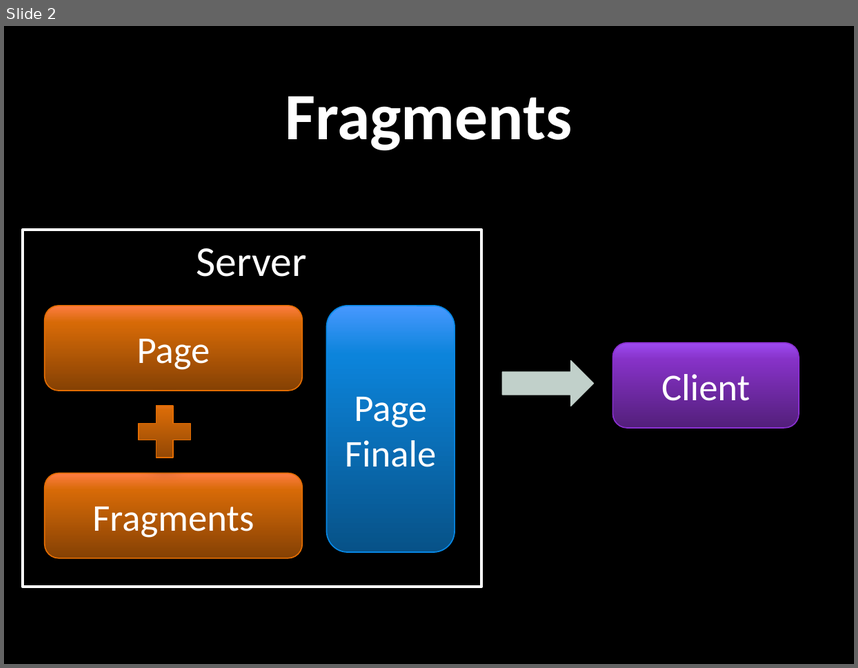
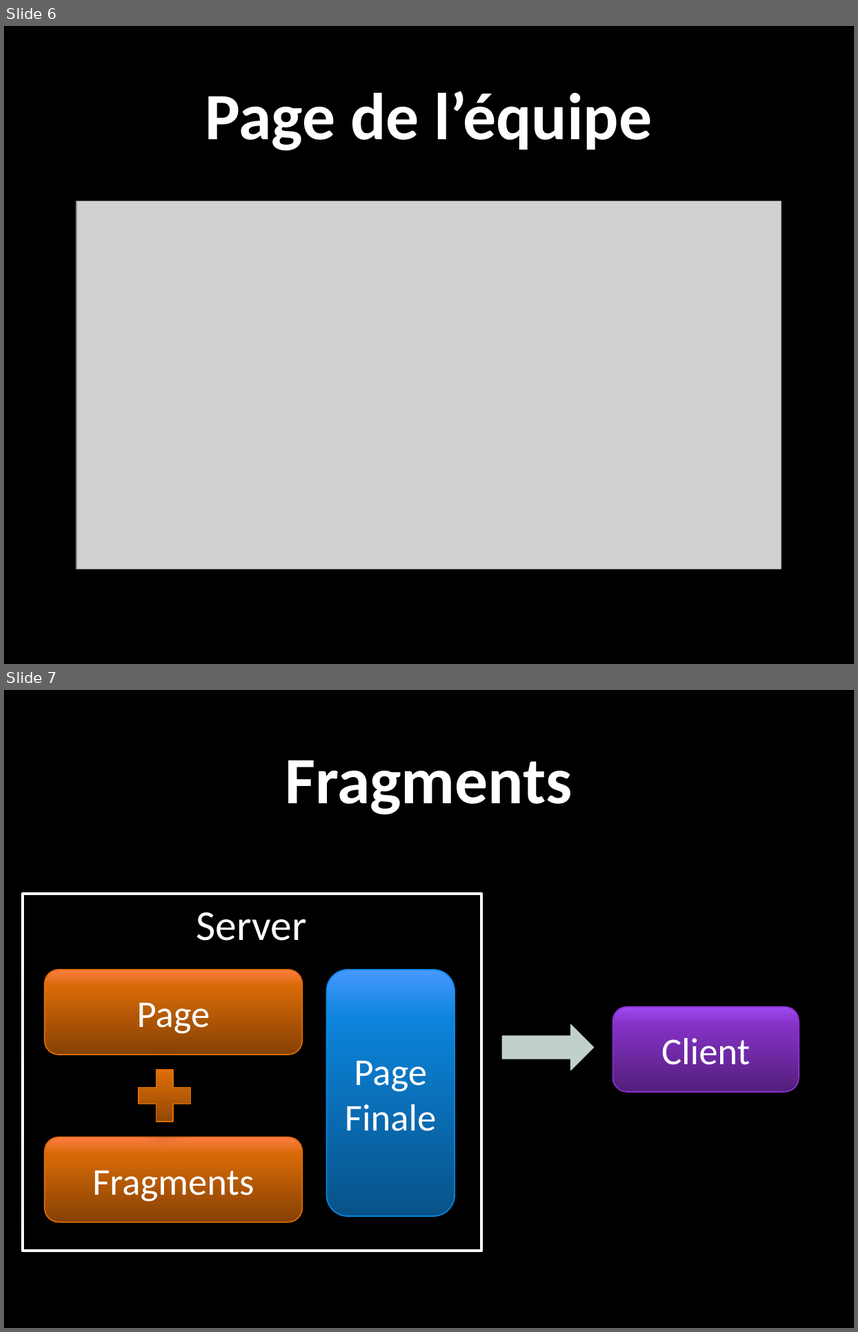
Before and after one commit to cobreti/INF777, a slide deck: Documents/Présentation.pptx. Shown one above the other, each under a label of ours: slide 2 before the commit, slides 6 and 7 after it. The pictures are 858x668 and 858x1332 pixels, drawn with LibreOffice and Linux fonts; fonts in the diff are those of the drawing; grey boxes stand for pictures; background and template pictures are left out. Boxes give left, top, right and bottom in pixels: in the first picture for what was removed or moved away, otherwise in the second. Text is boxed around its words. In the diff, an @@ line names an element or a change of style, - is before the commit and + after.

```diff
--- a/Documents/Présentation.pptx
+++ b/Documents/Présentation.pptx
@@ slide 6 added at bbox=[4, 26, 854, 664], background picture (left out) @@
@@ title added at bbox=[205, 91, 652, 151], 56 pt, text #FFFFFF, bold @@
+Page de l’équipe
@@ picture added at bbox=[76, 201, 781, 568] @@
@@ what was slide 2 is now slide 7 @@
```
Also in this commit, not shown: 5 other slides added, 1 slide removed.
